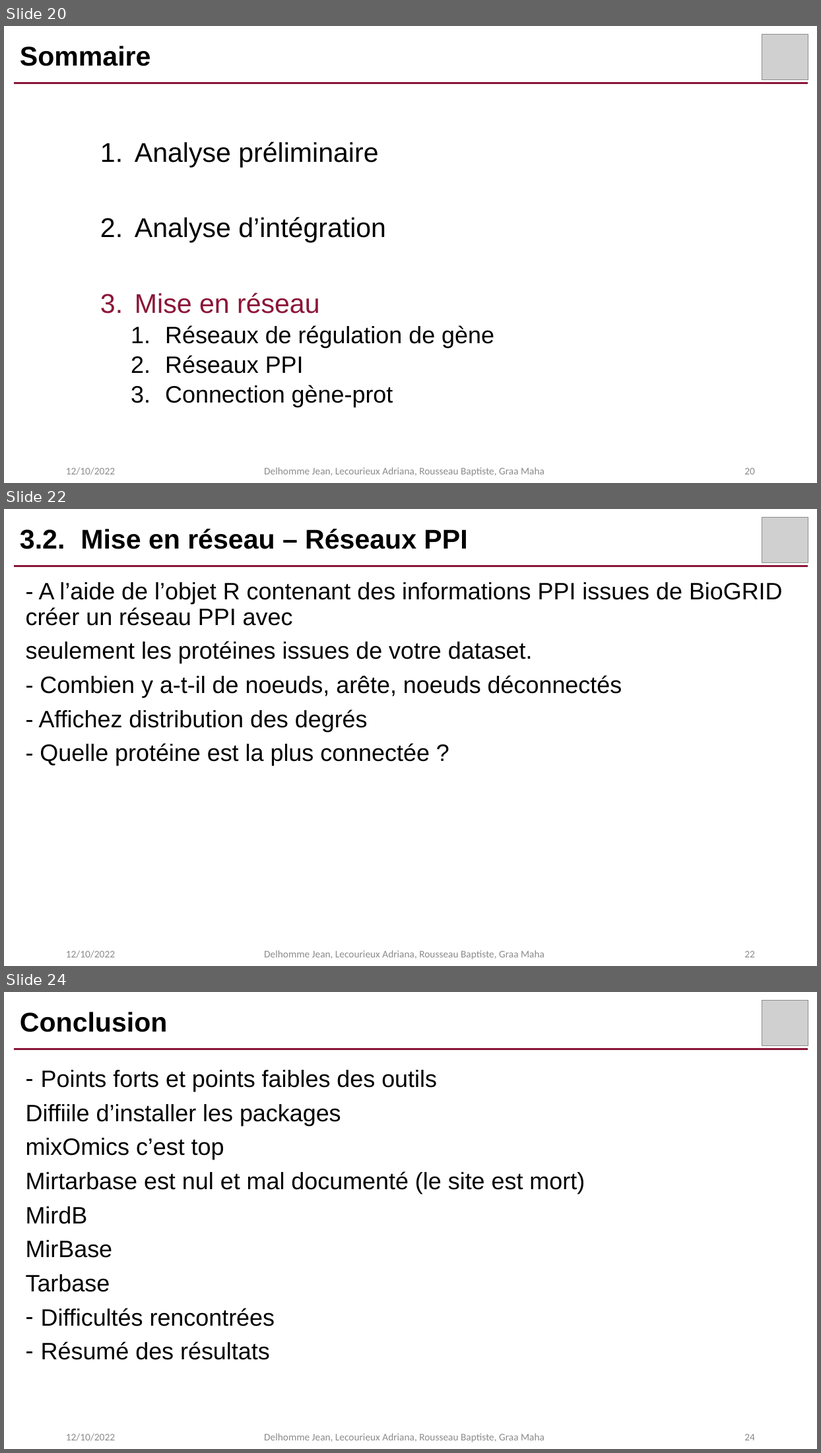
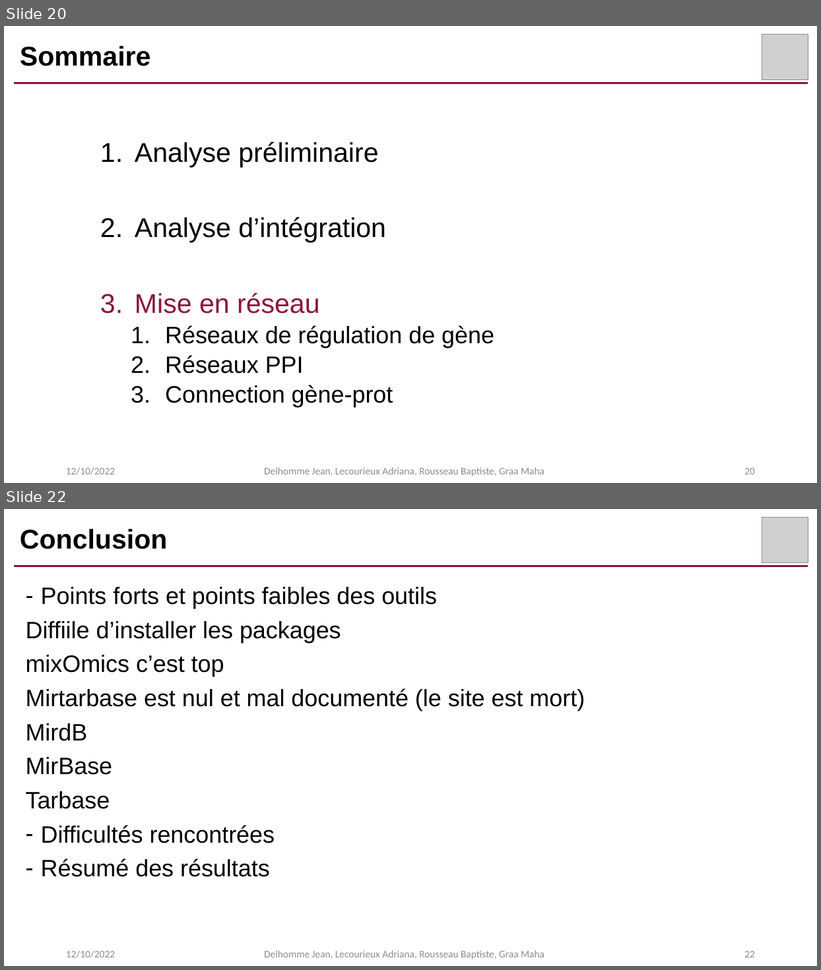
Before and after one commit to AdrianaLecourieux/multi_omics, a slide deck: presentation.pptx. Shown one above the other, each under a label of ours: slides 20, 22 and 24 before the commit, slides 20 and 22 after it; the slides between them are not shown. The pictures are 821x1453 and 821x970 pixels, drawn with LibreOffice and Linux fonts; fonts in the diff are those of the drawing; grey boxes stand for pictures. Boxes give left, top, right and bottom in pixels: in the first picture for what was removed or moved away, otherwise in the second. Text is boxed around its words. In the diff, an @@ line names an element or a change of style, - is before the commit and + after.

```diff
--- a/presentation.pptx
+++ b/presentation.pptx
@@ slide 22 removed at (4,509,817,966), background #FFFFFF @@
@@ picture removed at (762,517,809,562) @@
@@ title removed at (20,529,467,549) @@
-3.2. Mise en réseau – Réseaux PPI
@@ line removed from (14, 566) to (808, 566) @@
@@ text removed at (26,582,783,766) @@
-- A l’aide de l’objet R contenant des informations PPI issues de BioGRID créer un réseau PPI avec
-seulement les protéines issues de votre dataset.
-- Combien y a-t-il de noeuds, arête, noeuds déconnectés
-- Affichez distribution des degrés
-- Quelle protéine est la plus connectée ?
@@ text removed at (66,951,115,958) @@
-12/10/2022
@@ text removed at (264,951,545,960) @@
-Delhomme Jean, Lecourieux Adriana, Rousseau Baptiste, Graa Maha
@@ page number removed at (745,951,755,958) @@
-22
@@ what was slide 24 is now slide 22 @@
@@ page number at (745,951,755,958): text changed @@
-24
+22
```
Also in this commit, not shown: 1 slide changed, 1 other slide removed.
